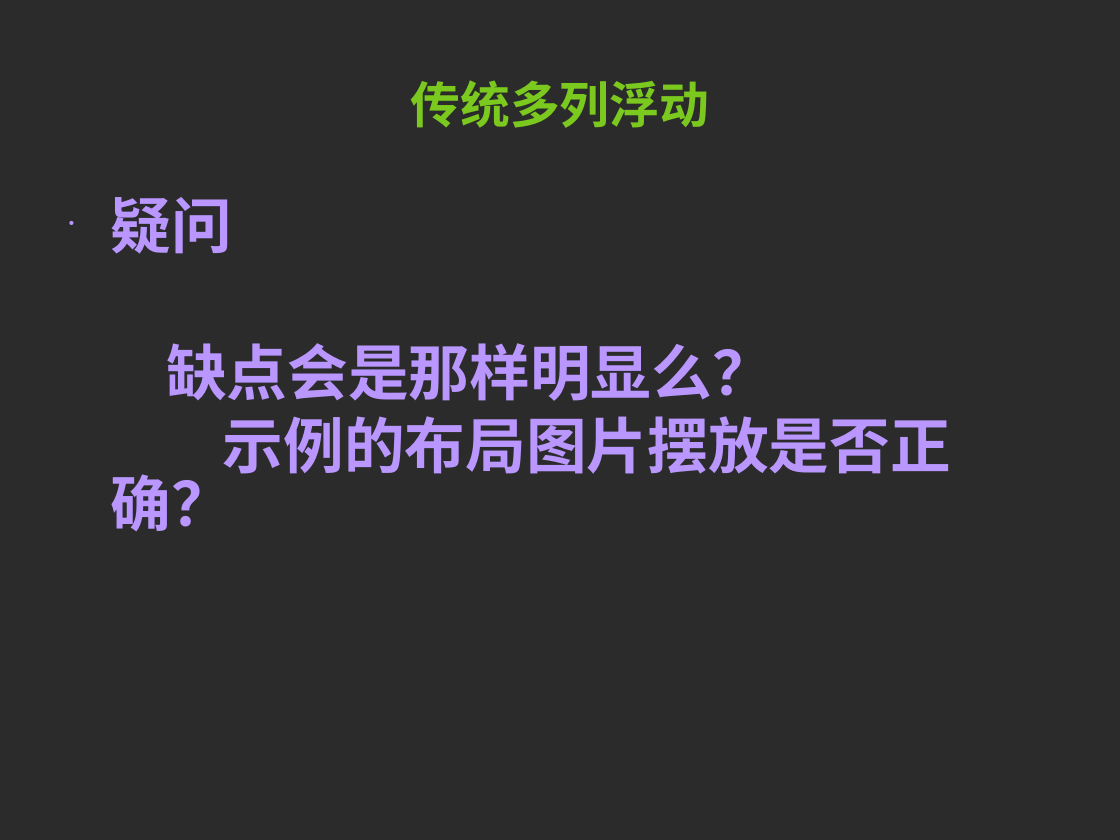
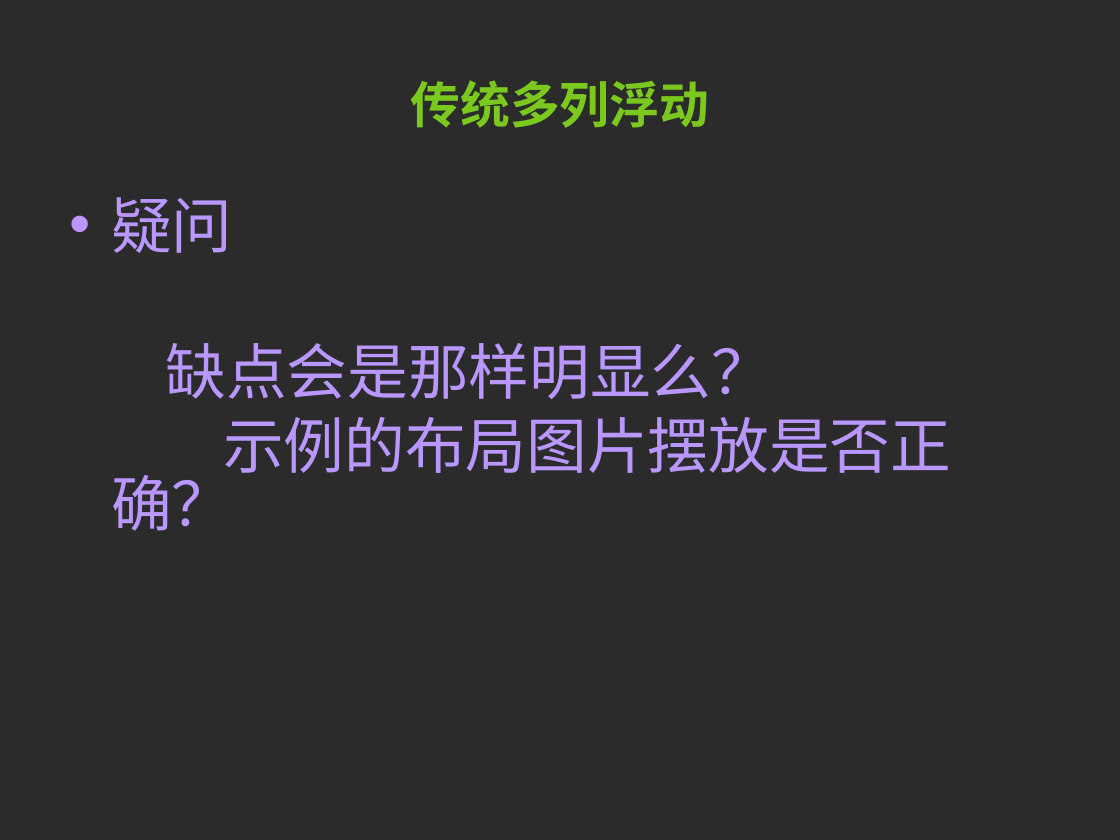
Before and after one commit to Exodia/xxjs, a slide deck: slide 6 of kissyplugin/waterfallx/docs/Waterfall.ppt. Drawn at 1120x840 pixels with LibreOffice and Linux fonts; fonts in the diff are those of the drawing; background and template pictures are left out; a plain dark background stands for a picture behind light text. Boxes give left, top, right and bottom in pixels: in the first picture for what was removed or moved away, otherwise in the second. Text is boxed around its words. In the diff, an @@ line names an element or a change of style, - is before the commit and + after.

```diff
--- a/kissyplugin/waterfallx/docs/Waterfall.ppt
+++ b/kissyplugin/waterfallx/docs/Waterfall.ppt
@@ text "疑问" at (x1=111, y1=197, x2=951, y2=531): bold off @@
```
Also in this commit, not shown: 13 other slides changed, 5 other files.
